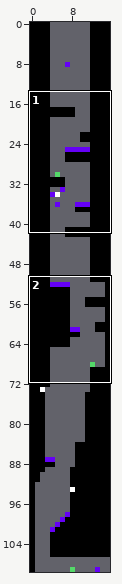
An edit to a level. Tiled map (JSON), public/game/assets/map/level4.json. The picture above shows the old version from afar; the outline marks the close-up.
Close-up. Before the commit:
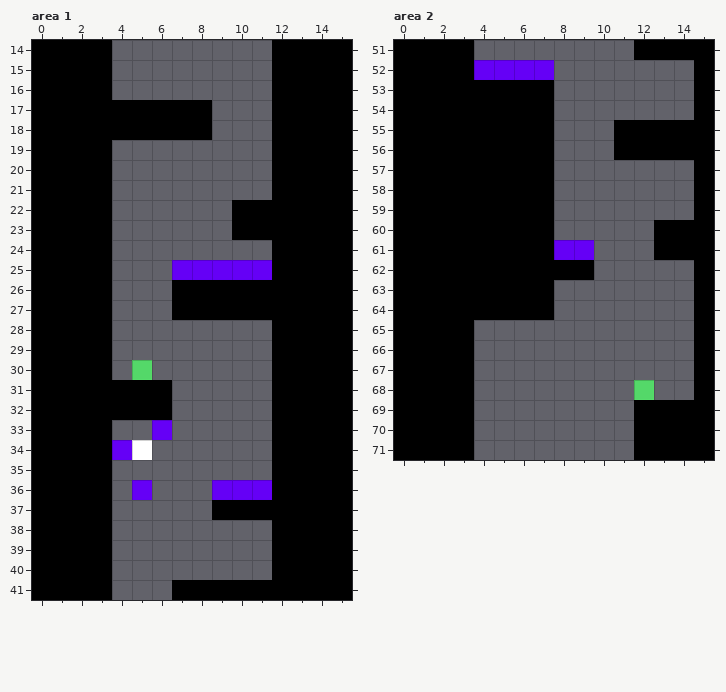
Cells are 128x128 px. Shown: area 1 x 0..15, y 14..41; area 2 x 0..15, y 51..71. The commit also changed other parts of the map, which this record leaves out.
After:
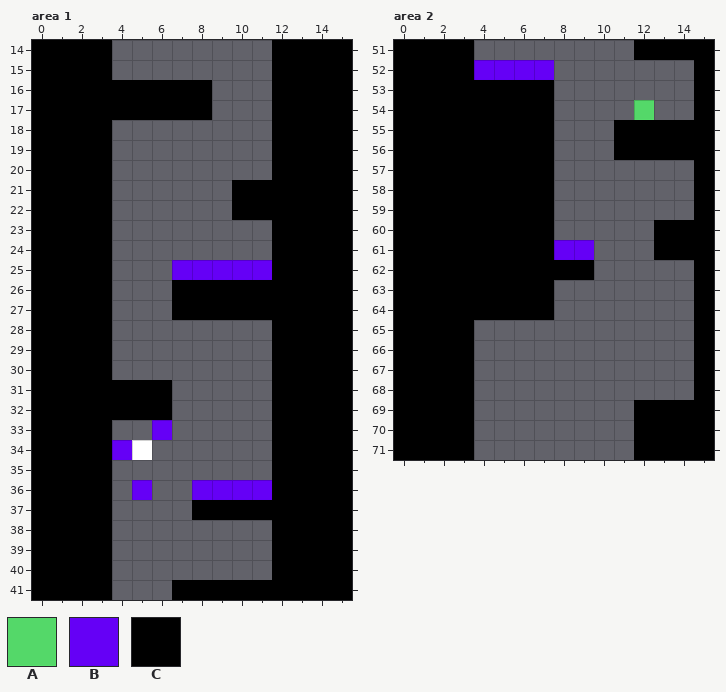
Key: from "BasicColor": A 0 "checkPoint", B 1 "spike", C 2.
_ is an empty cell.
Objects are placed by their top-left corner, in cells (3,4 is the top-left corner of cell 3,4); size is 1x1 cell unless given.
Edits made:
Layer "BlockLayer", area 1:
The edit adds tile C in row 16 at x 4 to 8; in row 21 at x 10 to 11; in row 37 at x 8.
Tile C is removed in row 18 at x 4 to 8; in row 23 at x 10 to 11.
Layer "ObjectLayer", area 1:
A new object: B "spike" at 8,36.
Object A "checkPoint" at 5,30 is removed.
Layer "ObjectLayer", area 2:
Object A "checkPoint" at 12,68 becomes A "checkPoint" at 12,54.
Pixel boxes of the changes (left, top, right, bottom) in both close-ups:
added: (112, 80, 212, 100)
removed: (112, 120, 212, 140)
added: (232, 180, 272, 200)
removed: (232, 220, 272, 240)
removed: (132, 360, 152, 380)
added: (192, 480, 212, 520)
new place: (634, 100, 654, 120)
old place: (634, 380, 654, 400)
